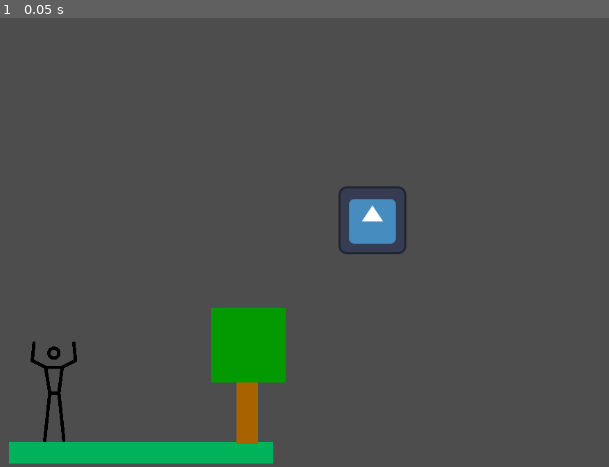
Above: before the commit, frame 1.
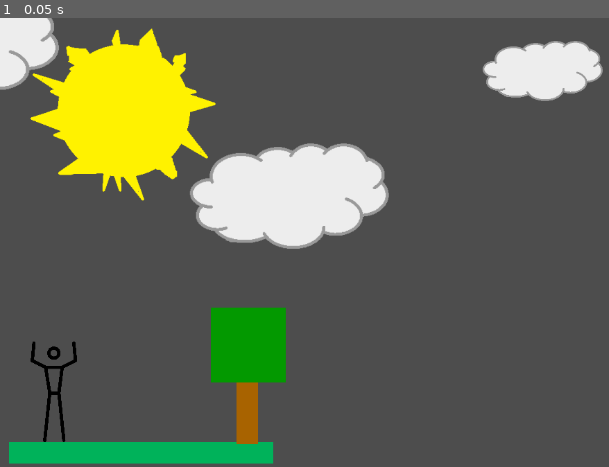
Above: after the commit, the same moment.

Repository: FKimball/2D-Game-Project
Game: Godot game, scene res://main_scene.tscn
The game is run twice, just before and just after one commit, with the same random seed, the same clock (stepped at 60 frames per second) and the same inputs. The engine's default icon, where the game draws it, is replaced by a stand-in: a white triangle on a blue panel in a dark square.
Inputs:
- Up to frame 1 (0.05 s): no input

The runs differ from the first frame. In frame 1, 16% of the frame differs, in the area x 0-100%, y 0-53%.

Commit message:
Added a sun and cloud scene + removed robot icon from main scene
Created and added a sun and cloud png to the images folder, and used them to make a "sky" scene (under anton_scene). Added it to the main one.
Also removed the random Godot robot in the middle of the main scene

Diff:
--- /dev/null
+++ b/group-lab-2/anton_scene.tscn
@@ -0,0 +1,26 @@
+[gd_scene load_steps=3 format=3 uid="uid://cwm0axnrvpu02"]
+
+[ext_resource type="Texture2D" uid="uid://bltqdgvryb2hm" path="res://images/sun.png" id="1_pi3p6"]
+[ext_resource type="Texture2D" uid="uid://cu5rwwsts5d5k" path="res://images/cloud.png" id="2_h6oea"]
+
+[node name="Anton" type="Node2D"]
+
+[node name="Sun" type="Sprite2D" parent="."]
+position = Vector2(-1.00001, 3.00001)
+scale = Vector2(1.01803, 0.981061)
+texture = ExtResource("1_pi3p6")
+
+[node name="Cloud" type="Sprite2D" parent="."]
+position = Vector2(304, 158)
+scale = Vector2(1.16371, 1.13567)
+texture = ExtResource("2_h6oea")
+
+[node name="Cloud2" type="Sprite2D" parent="."]
+position = Vector2(781.25, -76.25)
+scale = Vector2(0.70331, 0.646006)
+texture = ExtResource("2_h6oea")
+
+[node name="Cloud3" type="Sprite2D" parent="."]
+position = Vector2(-344, -120)
+scale = Vector2(1.32979, 1.18044)
+texture = ExtResource("2_h6oea")
--- a/group-lab-2/main_scene.tscn
+++ b/group-lab-2/main_scene.tscn
@@ -1,12 +1,14 @@
 [gd_scene load_steps=3 format=3 uid="uid://by2tblwm13m8p"]
 
-[ext_resource type="Texture2D" uid="uid://c8u0mtfgqgp3y" path="res://icon.svg" id="1_sbiyr"]
 [ext_resource type="PackedScene" uid="uid://ch4n7mtooprol" path="res://frankie_scene.tscn" id="2_smtd2"]
+[ext_resource type="PackedScene" uid="uid://cwm0axnrvpu02" path="res://anton_scene.tscn" id="3_40m0e"]
 
 [node name="Icon" type="Sprite2D"]
 position = Vector2(537, 292)
 scale = Vector2(0.765625, 0.765625)
-texture = ExtResource("1_sbiyr")
 
 [node name="Node2D" parent="." instance=ExtResource("2_smtd2")]
 position = Vector2(-1061.88, 9.14286)
+
+[node name="Anton" parent="." instance=ExtResource("3_40m0e")]
+position = Vector2(-461.061, -207.673)
Binary file added: group-lab-2/images/cloud.png
Not shown, added: group-lab-2/images/cloud.png.import
Binary file added: group-lab-2/images/sun.png
Not shown, added: group-lab-2/images/sun.png.import
